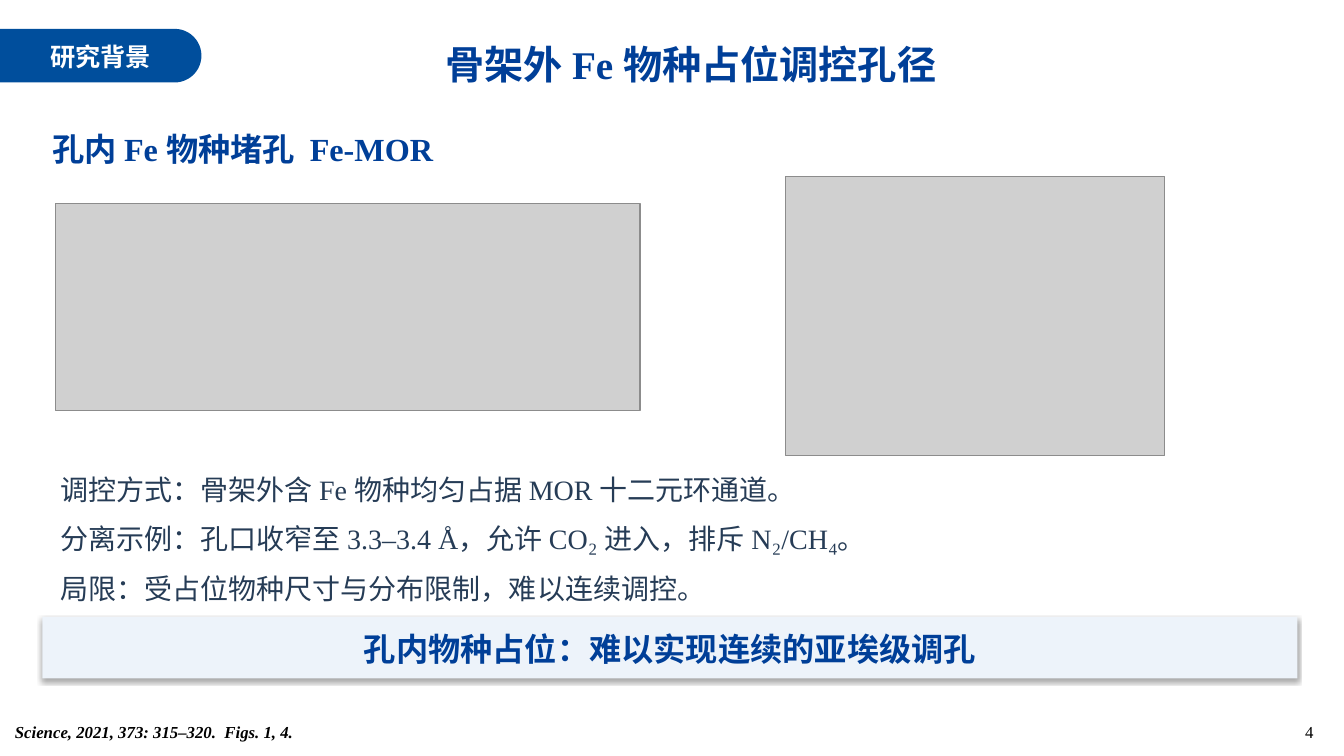
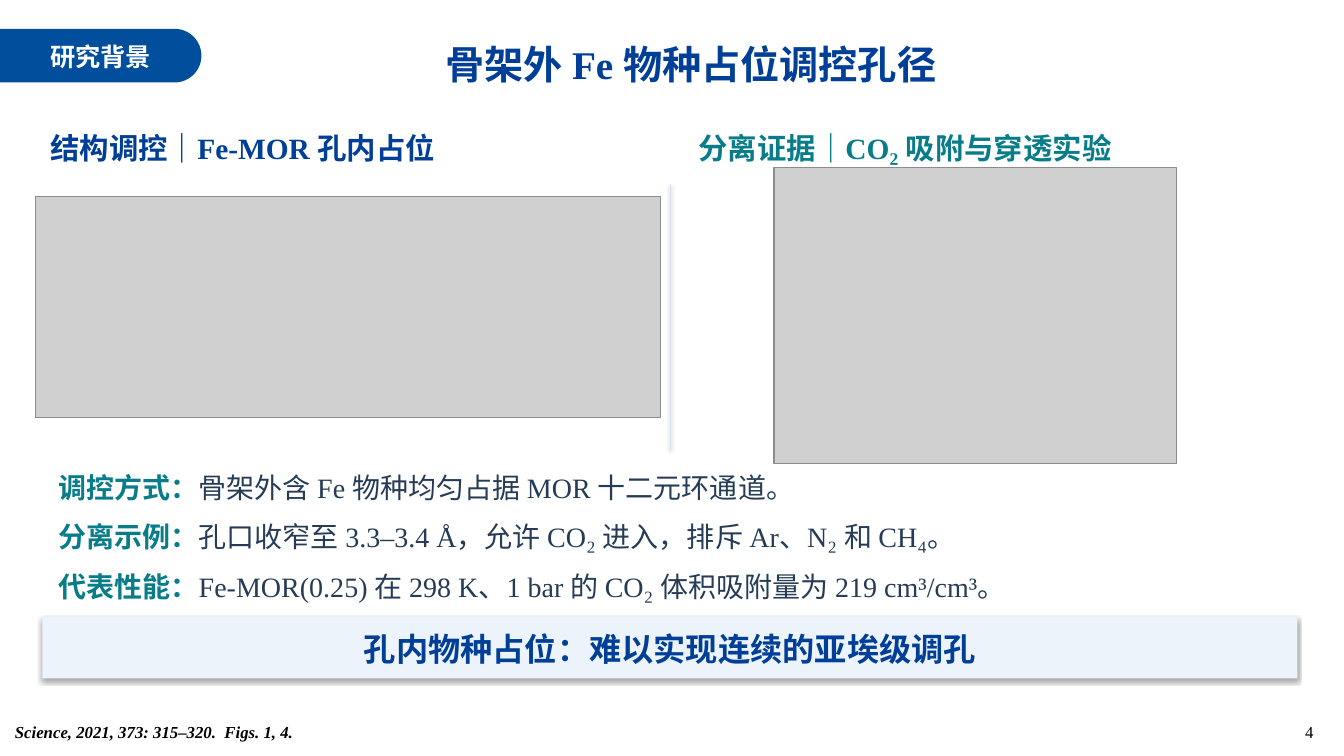
Before and after one commit to azjie129/code, a slide deck: slide 4 of presentations/Zeolite_pore_size_regulation_5slides_blue_template.pptx. Drawn at 1344x756 pixels with LibreOffice and Linux fonts; fonts in the diff are those of the drawing; grey boxes stand for pictures; background and template pictures are left out. Boxes give left, top, right and bottom in pixels: in the first picture for what was removed or moved away, otherwise in the second. Text is boxed around its words. In the diff, an @@ line names an element or a change of style, - is before the commit and + after.

Commit message:
Refine first four slides with larger figures, evidence labels and concise performance results

```diff
--- a/presentations/Zeolite_pore_size_regulation_5slides_blue_template.pptx
+++ b/presentations/Zeolite_pore_size_regulation_5slides_blue_template.pptx
@@ text added at [50, 133, 435, 163], 21 pt, text #003F98, bold @@
+结构调控｜Fe-MOR 孔内占位
@@ text removed at [52, 133, 433, 164] @@
-孔内 Fe 物种堵孔 Fe-MOR
@@ text added at [698, 133, 1112, 165], 21 pt, text #087D89, bold @@
+分离证据｜CO₂ 吸附与穿透实验
@@ picture: place and size @@
-picture at [785, 176, 1166, 456]
+picture at [774, 167, 1177, 464]
@@ picture: place and size @@
-picture at [55, 204, 640, 410]
+picture at [35, 197, 660, 417]
@@ line added from (670, 185) to (670, 450), #D7E2ED 0.65 pt @@
@@ text "调控方式：骨架外含 Fe 物种均匀占据 MOR 十二元环通道。" at [58, 474, 794, 501]: text colour #263C56 to #087D89, bold on in "调控方式：骨架外含"; indent changed @@
@@ text at [58, 523, 955, 553]: text changed @@
-分离示例：孔口收窄至 3.3–3.4 Å，允许 CO₂ 进入，排斥 N₂/CH₄。
+分离示例：孔口收窄至 3.3–3.4 Å，允许 CO₂ 进入，排斥 Ar、N₂ 和 CH₄。
@@ text at [58, 573, 1005, 603]: text changed @@
-局限：受占位物种尺寸与分布限制，难以连续调控。
+代表性能：Fe-MOR(0.25) 在 298 K、1 bar 的 CO₂ 体积吸附量为 219 cm³/cm³。
```
Also in this commit, not shown: 3 other slides changed, 1 other file.
